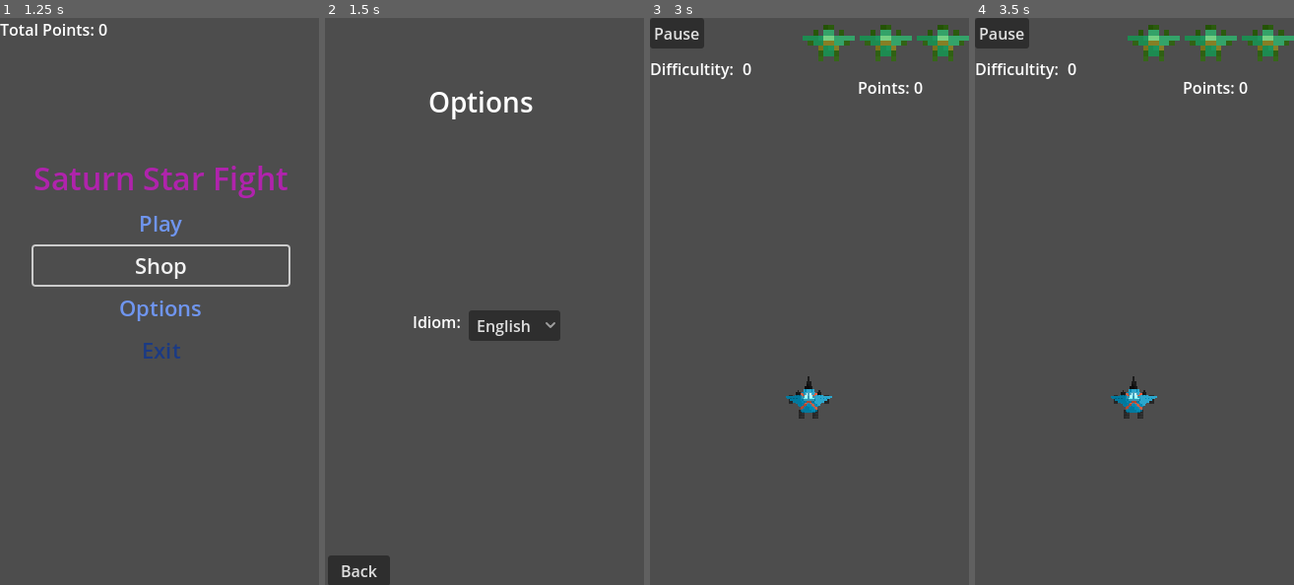
Above: before the commit, frames 1-4 (left to right).
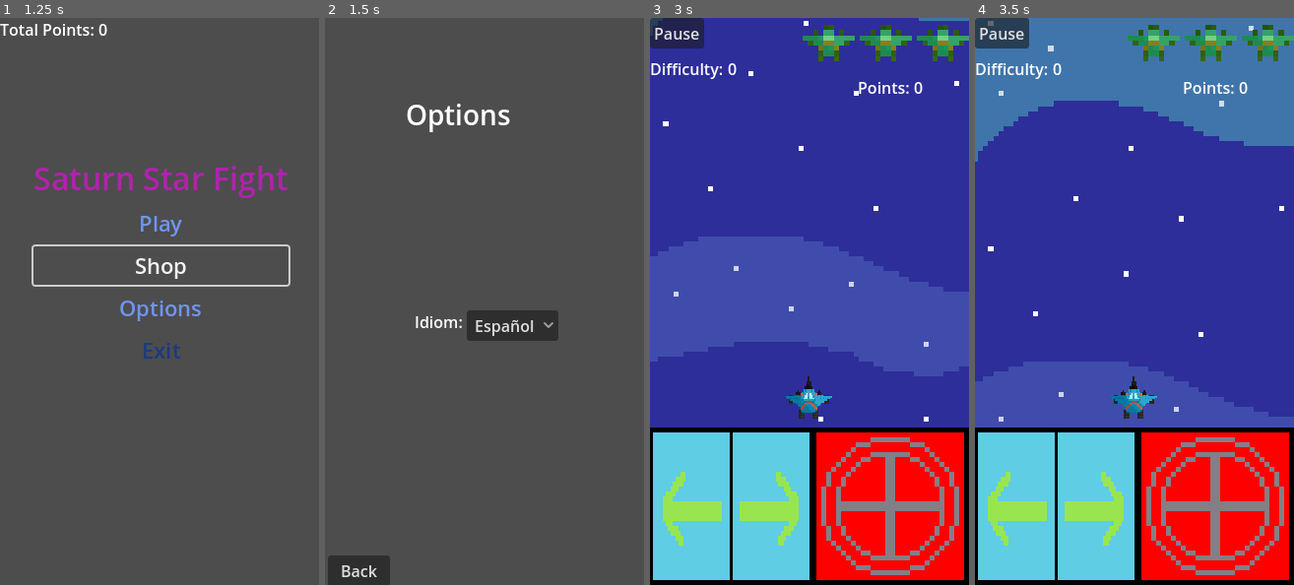
Above: after the commit, the same moments.

Repository: SaternDev/Saturn-Star-Fight-2
Game: Godot game, scene res://Scenes/start_menu.tscn
Same seed, same stepped clock (60 frames per second), same inputs: the game is played once before the commit and once after it.
Inputs:
- Up to frame 1 (1.25 s): click "Shop" at 0.5 s
- Up to frame 2 (1.5 s): click "Options" at 1.25 s
- Up to frame 3 (3 s): click "Back" at 2 s; click "Play" at 2.75 s
- Up to frame 4 (3.5 s): no input

Frame 1 is identical in both runs. In frame 2, 1.5% of the frame differs, in the area x 25-74%, y 12-57%; in frame 3, 98%; in frame 4, 98%, in the area x 0-100%, y 0-100%.

Commit message:
Added Image and Translation
- Added Background in main lvl
- Added Translation

Diff:
--- /dev/null
+++ b/Resources/Backgrounds/BackgroundLvl1.tscn
@@ -0,0 +1,226 @@
+[gd_scene load_steps=33 format=3 uid="uid://dimap0gk50h0c"]
+
+[ext_resource type="Texture2D" uid="uid://usrq4yafd7na" path="res://Sprites/Fondos/MainLevelBackground_SpriteSheet.png" id="1_s7tp8"]
+
+[sub_resource type="AtlasTexture" id="AtlasTexture_l5mux"]
+atlas = ExtResource("1_s7tp8")
+region = Rect2(0, 0, 64, 256)
+
+[sub_resource type="AtlasTexture" id="AtlasTexture_ddj7s"]
+atlas = ExtResource("1_s7tp8")
+region = Rect2(64, 0, 64, 256)
+
+[sub_resource type="AtlasTexture" id="AtlasTexture_qpcve"]
+atlas = ExtResource("1_s7tp8")
+region = Rect2(128, 0, 64, 256)
+
+[sub_resource type="AtlasTexture" id="AtlasTexture_2e7i1"]
+atlas = ExtResource("1_s7tp8")
+region = Rect2(192, 0, 64, 256)
+
+[sub_resource type="AtlasTexture" id="AtlasTexture_qjnpj"]
+atlas = ExtResource("1_s7tp8")
+region = Rect2(256, 0, 64, 256)
+
+[sub_resource type="AtlasTexture" id="AtlasTexture_ohr0o"]
+atlas = ExtResource("1_s7tp8")
+region = Rect2(320, 0, 64, 256)
+
+[sub_resource type="AtlasTexture" id="AtlasTexture_sybh5"]
+atlas = ExtResource("1_s7tp8")
+region = Rect2(384, 0, 64, 256)
+
+[sub_resource type="AtlasTexture" id="AtlasTexture_n1rxn"]
+atlas = ExtResource("1_s7tp8")
+region = Rect2(448, 0, 64, 256)
+
+[sub_resource type="AtlasTexture" id="AtlasTexture_ytldq"]
+atlas = ExtResource("1_s7tp8")
+region = Rect2(512, 0, 64, 256)
+
+[sub_resource type="AtlasTexture" id="AtlasTexture_o85sk"]
+atlas = ExtResource("1_s7tp8")
+region = Rect2(576, 0, 64, 256)
+
+[sub_resource type="AtlasTexture" id="AtlasTexture_lfw3p"]
+atlas = ExtResource("1_s7tp8")
+region = Rect2(640, 0, 64, 256)
+
+[sub_resource type="AtlasTexture" id="AtlasTexture_w7kn8"]
+atlas = ExtResource("1_s7tp8")
+region = Rect2(704, 0, 64, 256)
+
+[sub_resource type="AtlasTexture" id="AtlasTexture_tf2jr"]
+atlas = ExtResource("1_s7tp8")
+region = Rect2(768, 0, 64, 256)
+
+[sub_resource type="AtlasTexture" id="AtlasTexture_f6sc6"]
+atlas = ExtResource("1_s7tp8")
+region = Rect2(832, 0, 64, 256)
+
+[sub_resource type="AtlasTexture" id="AtlasTexture_himbv"]
+atlas = ExtResource("1_s7tp8")
+region = Rect2(896, 0, 64, 256)
+
+[sub_resource type="AtlasTexture" id="AtlasTexture_6rrmg"]
+atlas = ExtResource("1_s7tp8")
+region = Rect2(960, 0, 64, 256)
+
+[sub_resource type="AtlasTexture" id="AtlasTexture_w2yq6"]
+atlas = ExtResource("1_s7tp8")
+region = Rect2(1024, 0, 64, 256)
+
+[sub_resource type="AtlasTexture" id="AtlasTexture_nkg6j"]
+atlas = ExtResource("1_s7tp8")
+region = Rect2(1088, 0, 64, 256)
+
+[sub_resource type="AtlasTexture" id="AtlasTexture_lk2l3"]
+atlas = ExtResource("1_s7tp8")
+region = Rect2(1152, 0, 64, 256)
+
+[sub_resource type="AtlasTexture" id="AtlasTexture_55as0"]
+atlas = ExtResource("1_s7tp8")
+region = Rect2(1216, 0, 64, 256)
+
+[sub_resource type="AtlasTexture" id="AtlasTexture_34enn"]
+atlas = ExtResource("1_s7tp8")
+region = Rect2(1280, 0, 64, 256)
+
+[sub_resource type="AtlasTexture" id="AtlasTexture_4u3dt"]
+atlas = ExtResource("1_s7tp8")
+region = Rect2(1344, 0, 64, 256)
+
+[sub_resource type="AtlasTexture" id="AtlasTexture_ncukh"]
+atlas = ExtResource("1_s7tp8")
+region = Rect2(1408, 0, 64, 256)
+
+[sub_resource type="AtlasTexture" id="AtlasTexture_usco4"]
+atlas = ExtResource("1_s7tp8")
+region = Rect2(1472, 0, 64, 256)
+
+[sub_resource type="AtlasTexture" id="AtlasTexture_yfw4m"]
+atlas = ExtResource("1_s7tp8")
+region = Rect2(1536, 0, 64, 256)
+
+[sub_resource type="AtlasTexture" id="AtlasTexture_cbagf"]
+atlas = ExtResource("1_s7tp8")
+region = Rect2(1600, 0, 64, 256)
+
+[sub_resource type="AtlasTexture" id="AtlasTexture_dbwcr"]
+atlas = ExtResource("1_s7tp8")
+region = Rect2(1664, 0, 64, 256)
+
+[sub_resource type="AtlasTexture" id="AtlasTexture_js0cf"]
+atlas = ExtResource("1_s7tp8")
+region = Rect2(1728, 0, 64, 256)
+
+[sub_resource type="AtlasTexture" id="AtlasTexture_uiwod"]
+atlas = ExtResource("1_s7tp8")
+region = Rect2(1792, 0, 64, 256)
+
+[sub_resource type="AtlasTexture" id="AtlasTexture_sygn8"]
+atlas = ExtResource("1_s7tp8")
+region = Rect2(1856, 0, 64, 256)
+
+[sub_resource type="SpriteFrames" id="SpriteFrames_p0oge"]
+animations = [{
+"frames": [{
+"duration": 1.0,
+"texture": SubResource("AtlasTexture_l5mux")
+}, {
+"duration": 1.0,
+"texture": SubResource("AtlasTexture_ddj7s")
+}, {
+"duration": 1.0,
+"texture": SubResource("AtlasTexture_qpcve")
+}, {
+"duration": 1.0,
+"texture": SubResource("AtlasTexture_2e7i1")
+}, {
+"duration": 1.0,
+"texture": SubResource("AtlasTexture_qjnpj")
+}, {
+"duration": 1.0,
+"texture": SubResource("AtlasTexture_ohr0o")
+}, {
+"duration": 1.0,
+"texture": SubResource("AtlasTexture_sybh5")
+}, {
+"duration": 1.0,
+"texture": SubResource("AtlasTexture_n1rxn")
+}, {
+"duration": 1.0,
+"texture": SubResource("AtlasTexture_ytldq")
+}, {
+"duration": 1.0,
+"texture": SubResource("AtlasTexture_o85sk")
+}, {
+"duration": 1.0,
+"texture": SubResource("AtlasTexture_lfw3p")
+}, {
+"duration": 1.0,
+"texture": SubResource("AtlasTexture_w7kn8")
+}, {
+"duration": 1.0,
+"texture": SubResource("AtlasTexture_tf2jr")
+}, {
+"duration": 1.0,
+"texture": SubResource("AtlasTexture_f6sc6")
+}, {
+"duration": 1.0,
+"texture": SubResource("AtlasTexture_himbv")
+}, {
+"duration": 1.0,
+"texture": SubResource("AtlasTexture_6rrmg")
+}, {
+"duration": 1.0,
+"texture": SubResource("AtlasTexture_w2yq6")
+}, {
+"duration": 1.0,
+"texture": SubResource("AtlasTexture_nkg6j")
+}, {
+"duration": 1.0,
+"texture": SubResource("AtlasTexture_lk2l3")
+}, {
+"duration": 1.0,
+"texture": SubResource("AtlasTexture_55as0")
+}, {
+"duration": 1.0,
+"texture": SubResource("AtlasTexture_34enn")
+}, {
+"duration": 1.0,
+"texture": SubResource("AtlasTexture_4u3dt")
+}, {
+"duration": 1.0,
+"texture": SubResource("AtlasTexture_ncukh")
+}, {
+"duration": 1.0,
+"texture": SubResource("AtlasTexture_usco4")
+}, {
+"duration": 1.0,
+"texture": SubResource("AtlasTexture_yfw4m")
+}, {
+"duration": 1.0,
+"texture": SubResource("AtlasTexture_cbagf")
+}, {
+"duration": 1.0,
+"texture": SubResource("AtlasTexture_dbwcr")
+}, {
+"duration": 1.0,
+"texture": SubResource("AtlasTexture_js0cf")
+}, {
+"duration": 1.0,
+"texture": SubResource("AtlasTexture_uiwod")
+}, {
+"duration": 1.0,
+"texture": SubResource("AtlasTexture_sygn8")
+}],
+"loop": true,
+"name": &"default",
+"speed": 6.0
+}]
+
+[node name="BackgroundLvl1" type="AnimatedSprite2D"]
+sprite_frames = SubResource("SpriteFrames_p0oge")
+autoplay = "default"
+frame_progress = 0.2584409
--- a/Resources/Meteor/meteor.tscn
+++ b/Resources/Meteor/meteor.tscn
@@ -52,6 +52,7 @@
 radius = 12.0415945
 
 [node name="Meteorito" type="RigidBody2D"]
+top_level = true
 collision_layer = 4
 collision_mask = 3
 lock_rotation = true
--- a/Scenes/MainLevel.tscn
+++ b/Scenes/MainLevel.tscn
@@ -1,27 +1,29 @@
-[gd_scene load_steps=7 format=3 uid="uid://bv3ayibh8rgu0"]
+[gd_scene load_steps=8 format=3 uid="uid://bv3ayibh8rgu0"]
 
 [ext_resource type="PackedScene" uid="uid://r0qel3o0n6l" path="res://Resources/Player/player_ship.tscn" id="1_r7jfx"]
 [ext_resource type="Script" uid="uid://beksrhjf835kf" path="res://Scripts/game_controller.gd" id="4_o15vh"]
 [ext_resource type="PackedScene" uid="uid://dqtd153dhg05n" path="res://UI/controlls.tscn" id="4_ymtjv"]
 [ext_resource type="PackedScene" uid="uid://du8jrp4avdx0o" path="res://UI/game_ui.tscn" id="5_2a20n"]
 [ext_resource type="PackedScene" uid="uid://bsjogu5ckvuhv" path="res://Resources/Meteor/meteor_spawner.tscn" id="5_ymtjv"]
+[ext_resource type="PackedScene" uid="uid://dimap0gk50h0c" path="res://Resources/Backgrounds/BackgroundLvl1.tscn" id="6_2a20n"]
 
 [sub_resource type="RectangleShape2D" id="RectangleShape2D_o15vh"]
 size = Vector2(20, 110)
 
-[node name="Node2D" type="Node2D"]
+[node name="MainLevel" type="Node2D"]
 
 [node name="GameController" type="Node2D" parent="."]
 script = ExtResource("4_o15vh")
 
 [node name="DificultyIncreaser" type="Timer" parent="GameController"]
-wait_time = 15.0
+wait_time = 20.0
 one_shot = true
 autostart = true
 
 [node name="game_ui" parent="." instance=ExtResource("5_2a20n")]
 
 [node name="PlayerShip" parent="." instance=ExtResource("1_r7jfx")]
+top_level = true
 position = Vector2(161, 389)
 
 [node name="MeteorSpawner" parent="." instance=ExtResource("5_ymtjv")]
@@ -45,6 +47,12 @@
 position = Vector2(-4, 1)
 shape = SubResource("RectangleShape2D_o15vh")
 
+[node name="BackgroundLvl1" parent="." instance=ExtResource("6_2a20n")]
+show_behind_parent = true
+position = Vector2(161, 288)
+scale = Vector2(5.088887, 5.088887)
+frame_progress = 0.0
+
 [connection signal="difficultChange" from="GameController" to="MeteorSpawner" method="_on_game_controller_difficult_change"]
 [connection signal="hpChange" from="GameController" to="game_ui" method="_on_game_controller_hp_change"]
 [connection signal="lifeChanged" from="PlayerShip" to="GameController" method="_on_player_ship_life_changed"]
--- a/Scenes/start_menu.tscn
+++ b/Scenes/start_menu.tscn
@@ -41,35 +41,35 @@
 layout_mode = 2
 theme_override_colors/font_color = Color(0.4346237, 0.58292305, 0.9356031, 1)
 theme_override_font_sizes/font_size = 22
-text = "Play"
+text = "Menu_btn_Play"
 flat = true
 
 [node name="ShopBtn" type="Button" parent="StartMenu/CenterContainer/VBoxContainer"]
 layout_mode = 2
 theme_override_colors/font_color = Color(0.4346237, 0.58292305, 0.9356031, 1)
 theme_override_font_sizes/font_size = 22
-text = "Shop"
+text = "Menu_btn_Shop"
 flat = true
 
 [node name="OptionsBtn" type="Button" parent="StartMenu/CenterContainer/VBoxContainer"]
 layout_mode = 2
 theme_override_colors/font_color = Color(0.4346237, 0.58292305, 0.9356031, 1)
 theme_override_font_sizes/font_size = 22
-text = "Options"
+text = "Menu_btn_Options"
 flat = true
 
 [node name="ExitBtn" type="Button" parent="StartMenu/CenterContainer/VBoxContainer"]
 layout_mode = 2
 theme_override_colors/font_color = Color(0.10758302, 0.22811851, 0.5143306, 1)
 theme_override_font_sizes/font_size = 22
-text = "Exit"
+text = "Menu_btn_Exit"
 flat = true
 
 [node name="TotalPointsLbl" type="Label" parent="StartMenu"]
 layout_mode = 0
 offset_right = 40.0
 offset_bottom = 23.0
-text = "Total Points: "
+text = "Menu_lbl_TotalPoints"
 
 [node name="MúsicaMenuInicial" type="AudioStreamPlayer" parent="StartMenu"]
 stream = ExtResource("2_jgtwh")
@@ -87,13 +87,18 @@
 grow_vertical = 2
 
 [node name="OptionsLabel" type="Label" parent="OptionsMenu"]
-layout_mode = 0
-offset_left = 105.0
-offset_top = 66.0
-offset_right = 212.0
-offset_bottom = 105.0
+layout_mode = 1
+anchors_preset = -1
+anchor_left = 0.56790125
+anchor_right = 0.56790125
+offset_left = -102.0
+offset_top = 79.0
+offset_right = 102.0
+offset_bottom = 118.0
+grow_horizontal = 2
 theme_override_font_sizes/font_size = 28
-text = "Options"
+text = "option_lbl_Title"
+metadata/_edit_use_anchors_ = true
 
 [node name="Options" type="CenterContainer" parent="OptionsMenu"]
 layout_mode = 1
@@ -117,7 +122,7 @@
 
 [node name="IdiomaLbl" type="Label" parent="OptionsMenu/Options/HBoxContainer/Opciones"]
 layout_mode = 2
-text = "Idiom: "
+text = "Options_lbl_Idiom"
 
 [node name="ControlesLbl" type="Label" parent="OptionsMenu/Options/HBoxContainer/Opciones"]
 visible = false
@@ -152,9 +157,10 @@
 offset_top = 546.0
 offset_right = 66.0
 offset_bottom = 577.0
-text = "Back"
+text = "Options_btn_Back"
 
 [connection signal="button_down" from="StartMenu/CenterContainer/VBoxContainer/PlayBtn" to="." method="_on_play_btn_button_down"]
 [connection signal="button_down" from="StartMenu/CenterContainer/VBoxContainer/OptionsBtn" to="." method="_on_options_btn_button_down"]
 [connection signal="button_down" from="StartMenu/CenterContainer/VBoxContainer/ExitBtn" to="." method="_on_exit_btn_button_down"]
+[connection signal="item_selected" from="OptionsMenu/Options/HBoxContainer/Elecciones/IdiomaOpBtn" to="." method="_on_idioma_op_btn_item_selected"]
 [connection signal="button_down" from="OptionsMenu/AtrásBtn" to="." method="_on_atrás_btn_button_down"]
--- a/Scripts/GameUIScripts/game_ui.gd
+++ b/Scripts/GameUIScripts/game_ui.gd
@@ -14,7 +14,7 @@
 	var points = game_controller.points
 	var difficulty = game_controller.difficult
 
-	points_label.text = str("Points: ", points)
+	points_label.text = str(TranslationServer.translate("GameUI_lbl_points"), points)
 	difficultity.text = str(difficulty)
 
 func _on_game_controller_hp_change(live) -> void:
--- a/Scripts/GameUIScripts/start_menu.gd
+++ b/Scripts/GameUIScripts/start_menu.gd
@@ -4,7 +4,11 @@
 
 func _ready() -> void:
 	GlobalSave.load_game()
-	$StartMenu/TotalPointsLbl.text = "Total Points: " + str(GlobalSave.game_data["total_points"])
+	$StartMenu/TotalPointsLbl.text = TranslationServer.translate("Menu_lbl_TotalPoints") + str(GlobalSave.game_data["total_points"])
+	if TranslationServer.get_locale_name("es"):
+		$OptionsMenu/Options/HBoxContainer/Elecciones/IdiomaOpBtn.select(0)
+	elif TranslationServer.get_locale_name("en"):
+		$OptionsMenu/Options/HBoxContainer/Elecciones/IdiomaOpBtn.select(1)
 
 #Changes to Level Scene
 func _on_play_btn_button_down() -> void:
@@ -24,3 +28,11 @@
 func _on_atrás_btn_button_down() -> void:
 	$StartMenu.visible = true
 	$OptionsMenu.visible = false
+
+
+func _on_idioma_op_btn_item_selected(index: int) -> void:
+	if index == 0:
+		TranslationServer.set_locale("es")
+	elif index == 1:
+		TranslationServer.set_locale("en")
+	$StartMenu/TotalPointsLbl.text = TranslationServer.translate("Menu_lbl_TotalPoints") + str(GlobalSave.game_data["total_points"])
--- /dev/null
+++ b/Traductions/Traducciones.csv
@@ -0,0 +1,16 @@
+keys,es,en
+Menu_btn_Play,Jugar,Play
+Menu_btn_Shop,Tienda,Shop
+Menu_btn_Options,Opciones,Options
+Menu_btn_Exit,Salir,Exit
+Menu_lbl_TotalPoints,Puntos Totales:  ,Total Points:
+option_lbl_Title,Opciones,Options
+Options_lbl_Idiom,Idioma:,Idiom:
+Options_btn_Back,Atrás,Back
+GameUI_btn_Pause,Pausar,Pause
+GameUI_lbl_points,Puntos: ,Points:
+GameUI_lbl_Difficulty,Dificultad:,Difficulty:
+GameUI_lbl_Paused,Juego Pausado,Game Paused
+GameOverMenu_lbl_MaxScore,Tu máxima puntuación es:,Your Max Score is:
+GameOverMenu_lbl_Title,Partida Perdida,Game Over
+GameOverMenu_btn_Play,Jugar,Play
--- a/UI/controlls.tscn
+++ b/UI/controlls.tscn
@@ -23,7 +23,6 @@
 texture_normal = ExtResource("1_6gmfs")
 texture_pressed = ExtResource("1_6gmfs")
 action = "Derecha"
-visibility_mode = 1
 
 [node name="MoveLeft" type="TouchScreenButton" parent="MovementButtons"]
 position = Vector2(0, -21)
@@ -31,7 +30,6 @@
 texture_normal = ExtResource("2_ali1f")
 texture_pressed = ExtResource("2_ali1f")
 action = "Izquierda"
-visibility_mode = 1
 
 [node name="ShootButtons" type="HBoxContainer" parent="."]
 anchors_preset = 8
@@ -52,4 +50,3 @@
 texture_normal = ExtResource("2_klc0v")
 texture_pressed = ExtResource("2_klc0v")
 action = "Shoot"
-visibility_mode = 1
--- a/UI/game_over_menu.tscn
+++ b/UI/game_over_menu.tscn
@@ -16,6 +16,11 @@
 cache/0/16/0/underline_position = 0.0
 cache/0/16/0/underline_thickness = 0.0
 cache/0/16/0/scale = 1.0
+cache/0/40/0/ascent = 0.0
+cache/0/40/0/descent = 0.0
+cache/0/40/0/underline_position = 0.0
+cache/0/40/0/underline_thickness = 0.0
+cache/0/40/0/scale = 1.0
 
 [node name="GameOverMenu" type="CanvasLayer"]
 process_mode = 2
@@ -30,18 +35,24 @@
 grow_vertical = 2
 
 [node name="OverMenu" type="VBoxContainer" parent="GameOverUI"]
-layout_mode = 0
-offset_left = 43.0
-offset_top = 176.0
-offset_right = 281.0
-offset_bottom = 241.0
+layout_mode = 1
+anchors_preset = -1
+anchor_left = 0.55200005
+anchor_top = 0.41400003
+anchor_right = 0.55200005
+anchor_bottom = 0.41400003
+offset_left = -244.84802
+offset_top = -62.46402
+offset_right = 195.15198
+offset_bottom = 62.53598
+metadata/_edit_use_anchors_ = true
 
 [node name="GameoverLbl" type="Label" parent="GameOverUI/OverMenu"]
 layout_mode = 2
 theme_override_colors/font_color = Color(0.18880078, 0.52156144, 0.8629976, 1)
 theme_override_fonts/font = SubResource("FontFile_x1am1")
-theme_override_font_sizes/font_size = 48
-text = "Game Over"
+theme_override_font_sizes/font_size = 40
+text = "GameOverMenu_lbl_Title"
 horizontal_alignment = 1
 vertical_alignment = 1
 
@@ -49,7 +60,7 @@
 layout_mode = 2
 theme_override_colors/font_color = Color(0, 0.5739927, 0.9945602, 1)
 theme_override_colors/font_pressed_color = Color(0, 0.57254905, 0.99607843, 1)
-text = "Play Again"
+text = "GameOverMenu_btn_Play"
 flat = true
 
 [node name="StartMenuBtn" type="Button" parent="GameOverUI/OverMenu"]
@@ -61,15 +72,15 @@
 
 [node name="VBoxContainer2" type="VBoxContainer" parent="GameOverUI"]
 layout_mode = 0
-offset_left = 80.0
+offset_left = 42.0
 offset_top = 1.0
-offset_right = 222.0
-offset_bottom = 41.0
+offset_right = 278.0
+offset_bottom = 51.0
 
 [node name="MaxScoreLbl" type="Label" parent="GameOverUI/VBoxContainer2"]
 layout_mode = 2
 theme_override_colors/font_color = Color(0.65588576, 0.0027990919, 0.90901875, 1)
-text = "Your Max Score Is:"
+text = "GameOverMenu_lbl_MaxScore"
 
 [node name="maxScore" type="Label" parent="GameOverUI/VBoxContainer2"]
 layout_mode = 2
--- a/UI/game_ui.tscn
+++ b/UI/game_ui.tscn
@@ -39,7 +39,7 @@
 
 [node name="DifficultityTxt" type="Label" parent="GameUI/Difficultity"]
 layout_mode = 2
-text = "Difficultity: "
+text = "GameUI_lbl_Difficulty"
 
 [node name="Difficultity" type="Label" parent="GameUI/Difficultity"]
 layout_mode = 2
@@ -54,14 +54,14 @@
 
 [node name="PointsLabel" type="Label" parent="GameUI/Points"]
 layout_mode = 2
-text = "Points: 0"
+text = "GameUI_lbl_points"
 
 [node name="Pause" type="Button" parent="GameUI"]
 process_mode = 3
 layout_mode = 0
 offset_right = 8.0
 offset_bottom = 8.0
-text = "Pause"
+text = "GameUI_btn_Pause"
 
 [node name="PausedMenu" type="VBoxContainer" parent="GameUI"]
 visible = false
@@ -82,6 +82,6 @@
 layout_mode = 2
 theme_override_colors/font_color = Color(0.99999994, 0.1943762, 0.14415282, 1)
 theme_override_font_sizes/font_size = 32
-text = "Game Paused"
+text = "GameUI_lbl_Paused"
 
 [connection signal="button_down" from="GameUI/Pause" to="." method="_on_pause_button_down"]
--- a/project.godot
+++ b/project.godot
@@ -14,7 +14,7 @@
 config/version="0.5"
 run/main_scene="uid://cx8ckmq68eirw"
 config/features=PackedStringArray("4.5", "Mobile")
-config/icon="uid://dfl3oi2jnc3bu"
+config/icon="uid://mm0ga7du3gj7"
 
 [autoload]
 
@@ -55,6 +55,10 @@
 ]
 }
 
+[internationalization]
+
+locale/translations=PackedStringArray("res://Traductions/Traducciones.es.translation", "res://Traductions/Traducciones.en.translation")
+
 [layer_names]
 
 2d_physics/layer_1="Player"
Binary file added: Imagenes/AppImage.png
Not shown, added: Imagenes/AppImage.png.import
Binary file added: Imagenes/AppImageBackground.png
Not shown, added: Imagenes/AppImageBackground.png.import
Not shown, removed: RingSaternPFP_Final.png.import
Binary file added: Sprites/Fondos/MainLevelBackground_SpriteSheet.png
Not shown, added: Sprites/Fondos/MainLevelBackground_SpriteSheet.png.import
Not shown, added: Traductions/Traducciones.csv.import
Binary file added: Traductions/Traducciones.en.translation
Binary file added: Traductions/Traducciones.es.translation
Not shown, changed: export_presets.cfg
Not shown, changed: RingSaternPFP_Final.png
